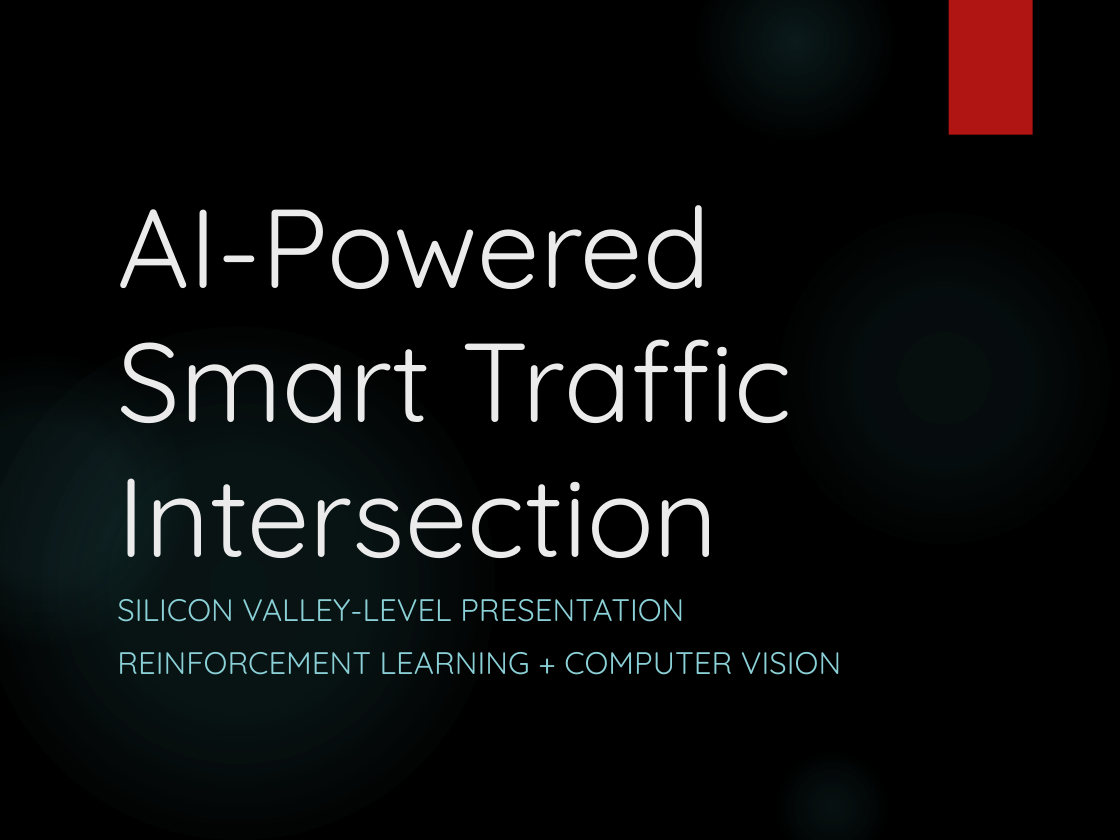
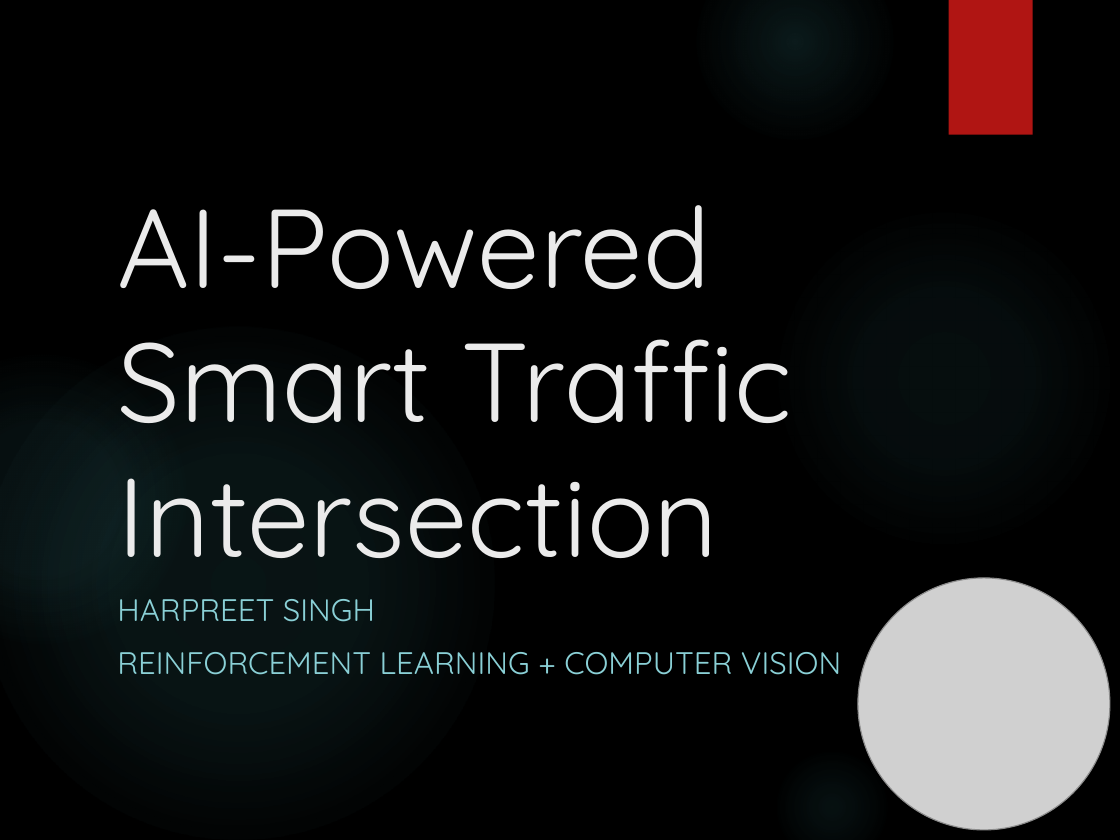
Before and after one commit to SinghHY/Artificial-Intelligence, a slide deck: slide 1 of Final Project/Silicon_Valley_Level_Presentation.pptx. Drawn at 1120x840 pixels with LibreOffice and Linux fonts; fonts in the diff are those of the drawing; grey boxes stand for pictures; background and template pictures are left out. Boxes give left, top, right and bottom in pixels: in the first picture for what was removed or moved away, otherwise in the second. Text is boxed around its words. In the diff, an @@ line names an element or a change of style, - is before the commit and + after.

Commit message:
remember t change the name

```diff
--- a/Final Project/Silicon_Valley_Level_Presentation.pptx
+++ b/Final Project/Silicon_Valley_Level_Presentation.pptx
@@ subtitle at box(117, 599, 375, 622): text changed @@
-SILICON VALLEY-LEVEL PRESENTATION
+HARPREET SINGH
@@ picture added at box(858, 578, 1110, 830) @@
```
